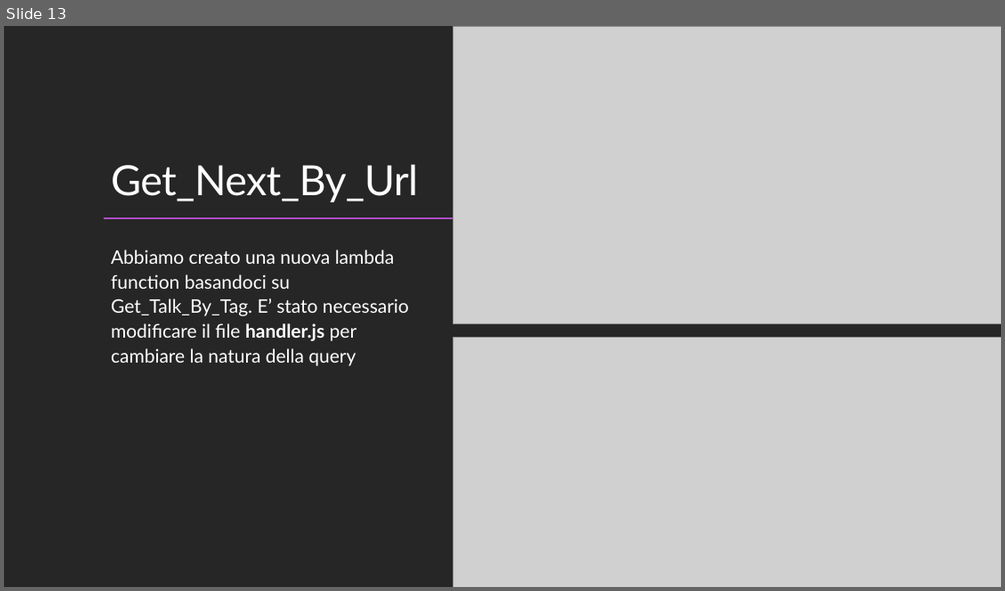
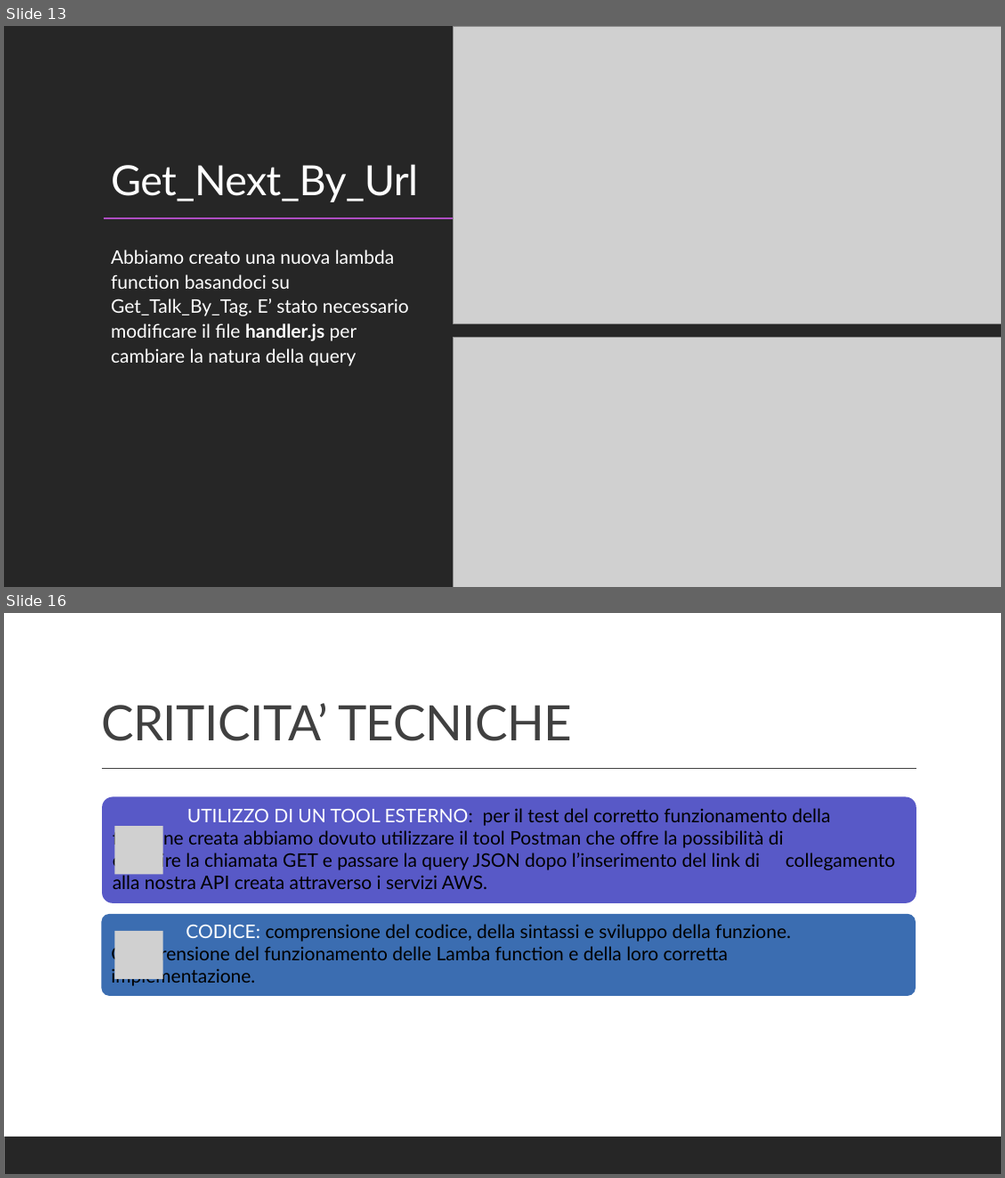
Before and after one commit to PirottaNicola/TC-Mproject_Boffelli_Pirotta, a slide deck: Preparation files/MyTEDx_Presentazione.pptx. Shown one above the other, each under a label of ours: slide 13 before the commit, slides 13 and 16 after it; the slides between them are not shown. The pictures are 1005x591 and 1005x1178 pixels, drawn with LibreOffice and Linux fonts; fonts in the diff are those of the drawing; grey boxes stand for pictures. Boxes give left, top, right and bottom in pixels: in the first picture for what was removed or moved away, otherwise in the second. Text is boxed around its words. In the diff, an @@ line names an element or a change of style, - is before the commit and + after.

```diff
--- a/Preparation files/MyTEDx_Presentazione.pptx
+++ b/Preparation files/MyTEDx_Presentazione.pptx
@@ slide 16 added at <box>4,613,1001,1174</box>, background #FFFFFF; not listed: 1 template element that a slide beside it also shows @@
@@ title added at <box>101,703,572,741</box>, 47 pt, text #404040 @@
+CRITICITA’ TECNICHE
@@ line added from (102, 769) to (917, 769), #404040 1 pt @@
@@ rounded rectangle added at <box>102,797,916,903</box>, fill #5859C7, 18 pt, text #000000 @@
+UTILIZZO DI UN TOOL ESTERNO: per il test del corretto funzionamento della funzione creata abbiamo dovuto utilizzare il tool Postman che offre la possibilità di eseguire la chiamata GET e passare la query JSON dopo l’inserimento del link di collegamento alla nostra API creata attraverso i servizi AWS.
@@ picture added at <box>114,826,163,875</box> @@
@@ rounded rectangle added at <box>101,914,915,996</box>, fill #3B6DB1, 18 pt, text #000000 @@
+CODICE: comprensione del codice, della sintassi e sviluppo della funzione. Comprensione del funzionamento delle Lamba function e della loro corretta implementazione.
@@ picture added at <box>114,931,163,980</box> @@
```
Also in this commit, not shown: 2 slides changed, 2 other files.
